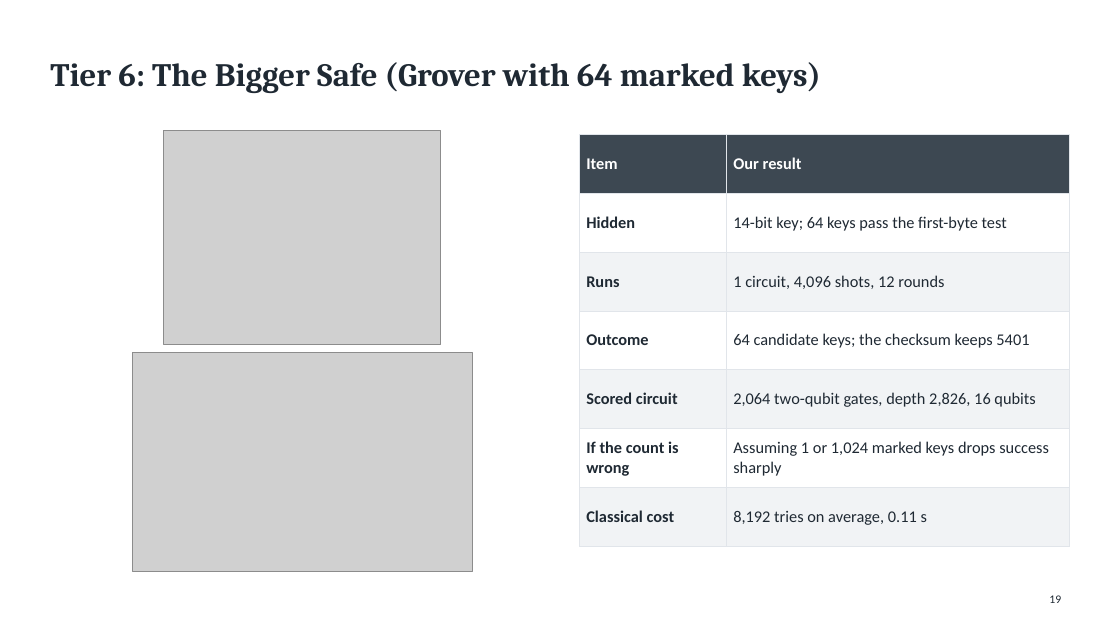
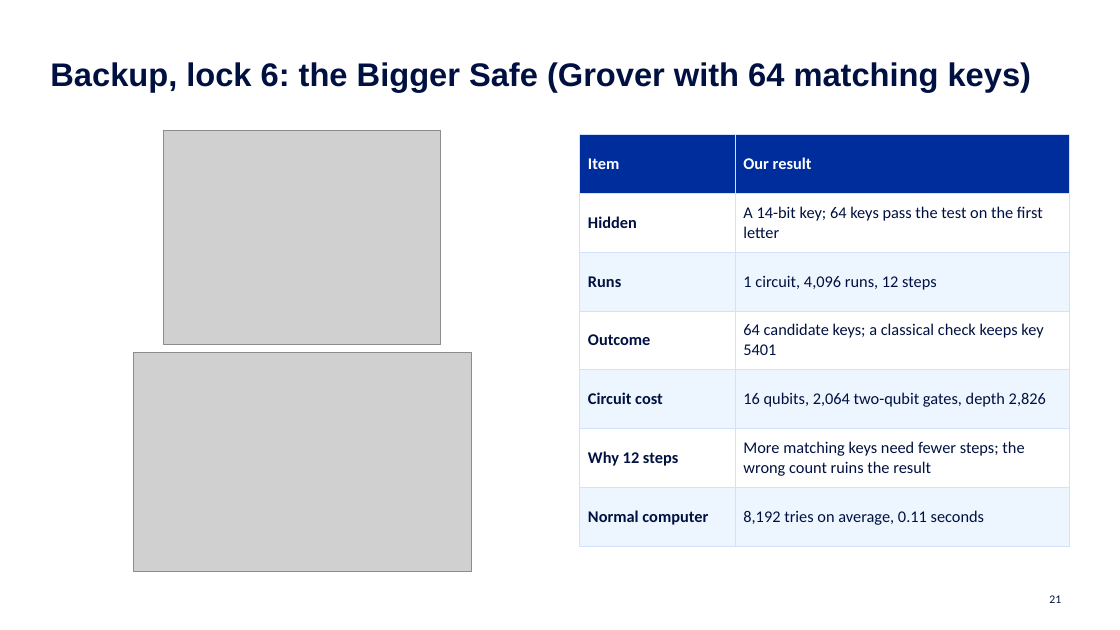
Before and after one commit to QuantumCryptography-at-Qiskit-OSU/Submission, a slide deck: slide 21 of slides/Cryptographers.pptx (slide 19 before the commit). Drawn at 1120x630 pixels with LibreOffice and Linux fonts; fonts in the diff are those of the drawing; grey boxes stand for pictures. Boxes give left, top, right and bottom in pixels: in the first picture for what was removed or moved away, otherwise in the second. Text is boxed around its words. In the diff, an @@ line names an element or a change of style, - is before the commit and + after.

```diff
--- a/slides/Cryptographers.pptx
+++ b/slides/Cryptographers.pptx
@@ title at box(50, 62, 1032, 92): text changed; font Cambria to Arial; text colour #1F2933 to #001141 @@
-Tier 6: The Bigger Safe (Grover with 64 marked keys)
+Backup, lock 6: the Bigger Safe (Grover with 64 matching keys)
@@ table at box(580, 134, 1070, 529) @@
-row 2, column 2: 14-bit key; 64 keys pass the first-byte test
+row 2, column 2: A 14-bit key; 64 keys pass the test on the first letter
-row 3, column 2: 1 circuit, 4,096 shots, 12 rounds
+row 3, column 2: 1 circuit, 4,096 runs, 12 steps
-row 4, column 2: 64 candidate keys; the checksum keeps 5401
+row 4, column 2: 64 candidate keys; a classical check keeps key 5401
-row 5, column 1: Scored circuit
+row 5, column 1: Circuit cost
-row 5, column 2: 2,064 two-qubit gates, depth 2,826, 16 qubits
+row 5, column 2: 16 qubits, 2,064 two-qubit gates, depth 2,826
-row 6, column 1: If the count is wrong
+row 6, column 1: Why 12 steps
-row 6, column 2: Assuming 1 or 1,024 marked keys drops success sharply
+row 6, column 2: More matching keys need fewer steps; the wrong count ruins the result
-row 7, column 1: Classical cost
+row 7, column 1: Normal computer
-row 7, column 2: 8,192 tries on average, 0.11 s
+row 7, column 2: 8,192 tries on average, 0.11 seconds
@@ fill #3D4852 to #002D9C in row 1 @@
@@ fill #F1F3F5 to #EDF5FF in 6 cells @@
@@ text colour #1F2933 to #001141 in "Hidden", "Runs", "Outcome" @@
@@ borders changed @@
@@ page number at box(1049, 595, 1061, 603): text changed; text colour #1F2933 to #001141 @@
-19
+21
```
Also in this commit, not shown: 17 other slides changed, 7 slides added, 5 slides removed, 16 other files.
